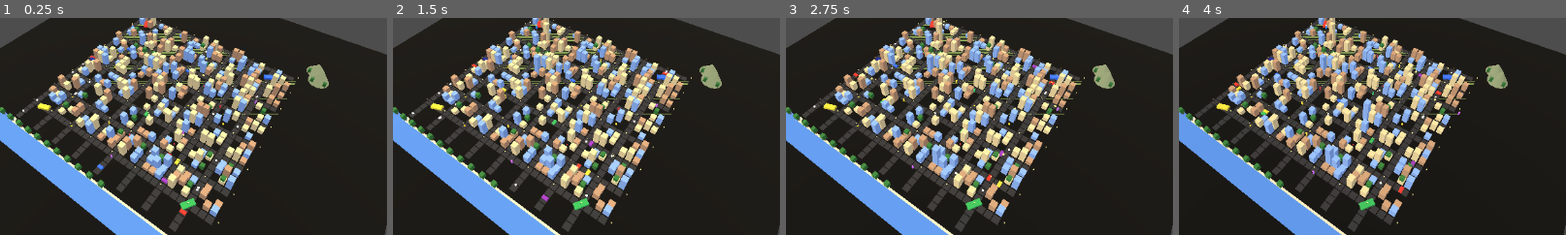
Above: before the commit, frames 1-4 (left to right).
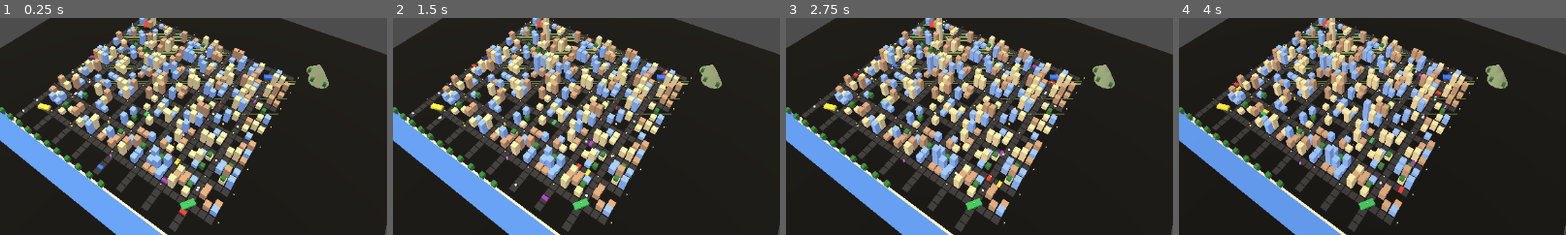
Above: after the commit, the same moments.

Repository: Fedgerick/syndicatecity-2d
Game: Godot game, scene res://main.tscn
Same seed, same stepped clock (60 frames per second), same inputs: the game is played once before the commit and once after it.
Inputs (mouse positions are % of the whole screen's width and height, from its top left):
- Up to frame 1 (0.25 s): no input
- Up to frame 2 (1.5 s): tap Enter at 0.5, 1.25 s; move the mouse to (72, 45) at 0.52 s; hold Right (ui_right) 0.53-1.25 s; tap 1 at 0.6 s; click (72, 45) at 0.67 s; tap Space at 0.77 s; drag from (30, 55) to (45, 70) at 1.27 s
- Up to frame 3 (2.75 s): tap Enter at 2 s; move the mouse to (60, 28) at 2.02 s; hold Right (ui_right) from 2.03 s (still down); tap 3 at 2.1 s
- Up to frame 4 (4 s): release Right (ui_right) at 2.75 s; tap Enter at 2.75, 3.5 s; drag from (45, 70) to (20, 35) at 2.77 s; move the mouse to (80, 65) at 3.52 s; hold Left (ui_left) from 3.53 s (still down); tap 5 at 3.6 s; tap Space at 3.77 s
The pictures show only the part of the screen within x 29-79%, y 31-81%; the shares and areas given below are measured in that part.

The runs differ from the first frame. In frame 1, less than 0.1% of the frame differs, in the area x 27-67%, y 26-65%; in frame 2, less than 0.1%; in frame 3, less than 0.1%; in frame 4, 0.1%, in the area x 29-73%, y 12-72%.

Commit message:
game: 4th mission - The Big Heist (bank robbery, escape police for 30s)
- Red bank building at (8, 8) with emissive glow
- Walk near it (within 4m) to trigger the heist:
  +5 wanted, +5000 dollars, mission stage -> escape
- During escape: 3 extra police units spawn
- To complete: get wanted level back to 0 (decay naturally)
- NPCs move slower at night (0.35x speed multiplier)

Missions chain:
1. Bust the Burglar ($500)
2. Chase the Bank Robber ($1500)
3. Tax Bonus - collect 5 money pickups ($750)
4. The Big Heist - bank robbery + escape ($5000)

Total potential earnings: $7750

Diff:
--- a/main.gd
+++ b/main.gd
@@ -140,6 +140,7 @@
 	_update_cars(delta)
 	_update_police(delta)
 	_update_mission(delta)
+	_update_heist(delta)
 	_update_wanted(delta)
 	_update_npcs(delta)
 	_update_pickups(delta)
@@ -989,9 +990,16 @@
 
 
 func _update_npcs(delta: float) -> void:
+	# At night, NPCs slow down / head home
+	var is_day: bool = _t > 0.3 and _t < 0.75
+	for n in npcs:
+		# Faster during day, slower at night
+		n["speed"] = lerpf(0.3, 1.0, 1.0 if is_day else 0.2)
+
 	for n in npcs:
 		var t: float = n["t"]
-		t += delta * n["speed"] * n["dir"] / (n["path"][1] - n["path"][0]).length()
+		var day_mult: float = 1.0 if (_t > 0.3 and _t < 0.75) else 0.35
+		t += delta * n["speed"] * n["dir"] * day_mult / (n["path"][1] - n["path"][0]).length()
 		if t > 1.0:
 			t = 1.0
 			n["dir"] = -1
@@ -1822,6 +1830,98 @@
 		b["pos"] = new_pos
 		b["mesh"].position = new_pos
 
+
+
+func _start_heist() -> void:
+	# Mission 4: bank heist! Steal \$5000, escape police for 30s
+	var m4 := {
+		"id": "the_big_heist",
+		"name": "The Big Heist",
+		"brief": "Rob the bank at the corner of 5th and Main, then escape the police for 30 seconds.",
+		"objective": "Press E at the bank (red building) to rob it",
+		"status": "active",
+		"heist_stage": "rob",  # rob -> escape -> complete
+		"heist_started_at": -1.0,
+		"heist_target": Vector3(_wx(8 * CELL), 0.0, _wz(8 * CELL)),
+		"reward": 5000,
+	}
+	missions.append(m4)
+	current_mission = m4
+	# Spawn a red bank cube
+	var bank := MeshInstance3D.new()
+	var bm := BoxMesh.new()
+	bm.size = Vector3(6.0, 5.0, 6.0)
+	bank.mesh = bm
+	var mat := StandardMaterial3D.new()
+	mat.albedo_color = Color(0.65, 0.10, 0.10)
+	mat.emission_enabled = true
+	mat.emission = Color(0.3, 0.05, 0.05)
+	mat.emission_energy_multiplier = 0.3
+	bank.material_override = mat
+	bank.position = m4["heist_target"] + Vector3(0, 2.5, 0)
+	bank.name = "Bank"
+	add_child(bank)
+	_refresh_mission_overlay()
+
+
+func _update_heist(delta: float) -> void:
+	if current_mission.get("id") != "the_big_heist":
+		return
+	if current_mission.get("status") != "active":
+		return
+	if current_mission.get("heist_stage") == "rob":
+		# Check player near bank
+		var bank_pos: Vector3 = current_mission["heist_target"]
+		var d: float = player_pos.distance_to(bank_pos)
+		if d < 4.0:
+			# Rob it! +wanted, +5000 cash, mission stage -> escape
+			current_mission["heist_stage"] = "escape"
+			current_mission["objective"] = "Escape the police for 30 seconds!"
+			sim_budget += 5000
+			stats_money_earned += 5000
+			_add_wanted(5)
+			current_mission["heist_started_at"] = sim_day_accum
+			# Police frenzy: more police spawn
+			for i in range(3):
+				_spawn_police_unit()
+	elif current_mission.get("heist_stage") == "escape":
+			# Mission completes after 30 seconds without busted
+			if wanted_level == 0:
+				_complete_mission()
+
+
+func _spawn_police_unit() -> void:
+	var px: int = 0
+	var pz: int = (randi() % 8) * ROAD_EVERY
+	var pos := Vector3(_wx(px * CELL + CELL * 0.5), 0.4, _wz(pz * CELL + CELL * 0.5))
+	var car := MeshInstance3D.new()
+	var bm := BoxMesh.new()
+	bm.size = Vector3(1.8, 0.7, 3.6)
+	car.mesh = bm
+	var mat := StandardMaterial3D.new()
+	mat.albedo_color = Color(0.05, 0.10, 0.45)
+	car.material_override = mat
+	car.position = pos
+	add_child(car)
+	var lightbar := MeshInstance3D.new()
+	var lm := BoxMesh.new()
+	lm.size = Vector3(1.6, 0.15, 0.4)
+	lightbar.mesh = lm
+	var lmat := StandardMaterial3D.new()
+	lmat.albedo_color = Color(0.10, 0.10, 0.10)
+	lmat.emission_enabled = true
+	lmat.emission = Color(0.9, 0.2, 0.2)
+	lightbar.material_override = lmat
+	lightbar.position = pos + Vector3(0.0, 0.55, 0.0)
+	add_child(lightbar)
+	police.append({
+		"mesh": car,
+		"light": lightbar,
+		"pos": pos,
+		"yaw": 0.0,
+		"speed": 0.0,
+	})
+
 func save_city() -> void:
 	var data := {
 		"version": 2,
Binary file added: screenshots/heist1.png
